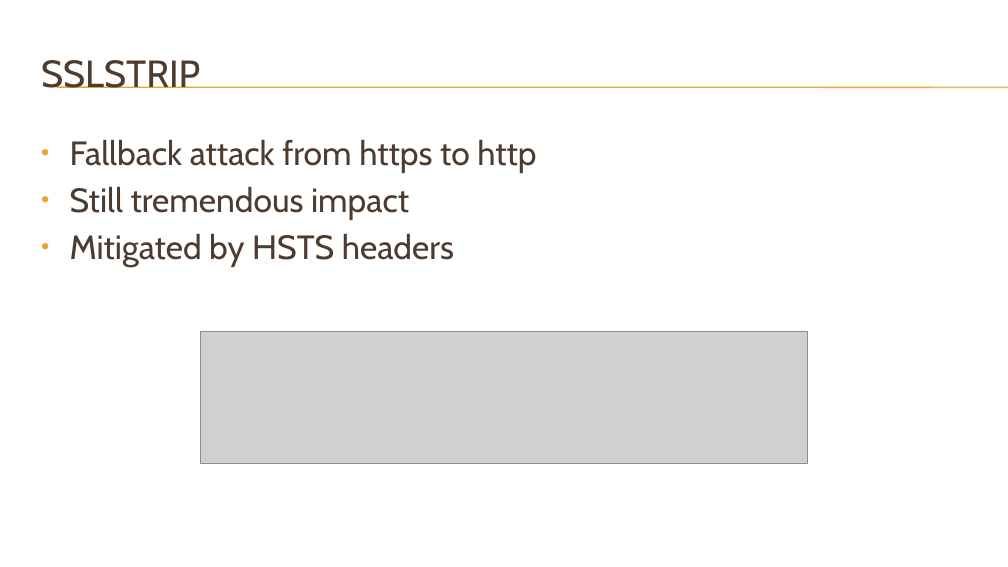
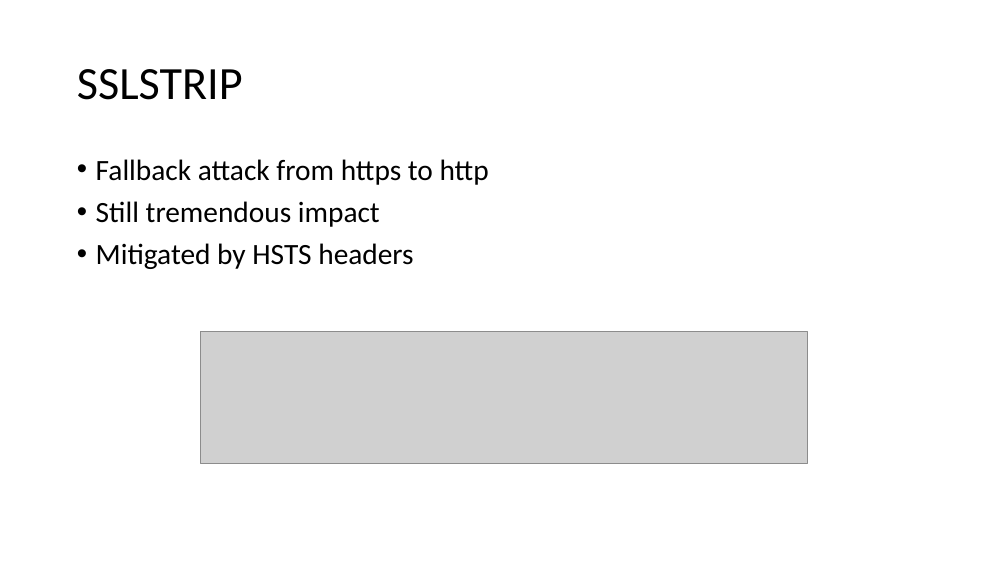
Before and after one commit to DeMaCS-UNICAL/NetworkSecurity, a slide deck: slide 14 of slides/SSL.pptx (slide 11 before the commit). Drawn at 1008x567 pixels with LibreOffice and Linux fonts; fonts in the diff are those of the drawing; grey boxes stand for pictures; background and template pictures are left out. Boxes give left, top, right and bottom in pixels: in the first picture for what was removed or moved away, otherwise in the second. Text is boxed around its words. In the diff, an @@ line names an element or a change of style, - is before the commit and + after.

```diff
--- a/slides/SSL.pptx
+++ b/slides/SSL.pptx
@@ title "SSLSTRIP" moved from (x1=41, y1=60, x2=200, y2=88) to (x1=77, y1=69, x2=243, y2=100) @@
@@ title "SSLSTRIP" at (x1=77, y1=69, x2=243, y2=100): size 36 to 44 pt, font Cabin to Calibri, text colour #4E3B30 to #000000; line spacing 1 to 0.9 @@
@@ line removed from (57, 87) to (1008, 87) @@
@@ line removed from (57, 88) to (1008, 88) @@
@@ text "Fallback attack from https to ..." moved from (x1=70, y1=139, x2=536, y2=268) to (x1=96, y1=159, x2=489, y2=269) @@
@@ text "Fallback attack from https to ..." at (x1=96, y1=159, x2=489, y2=269): size 32 to 28 pt, font Cabin to Calibri, text colour #4E3B30 to #000000; indent changed; line spacing 1 to 0.9; more space between paragraphs @@
```
Also in this commit, not shown: 21 other slides changed, 3 slides added.
